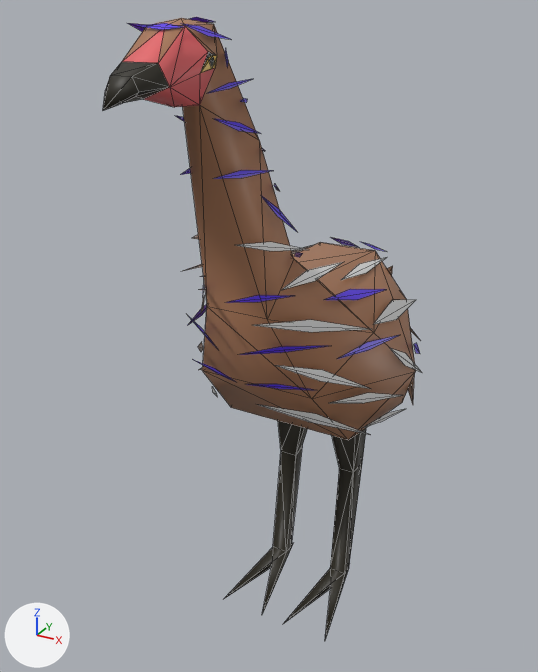
One commit to the glTF model Examples/bin/Moa/models/moa.glb: the scene before it, then after it.
The view is the same before and after, from a 50 mm lens placed at (1.79, -3.57, 3.67), pointed at (-0.17, -0.01, 1.89). The axes (+X, +Y, +Z) are drawn at lower left. The lights are the same throughout. Mesh edges are drawn as thin lines. Vertices at the same position are counted once.
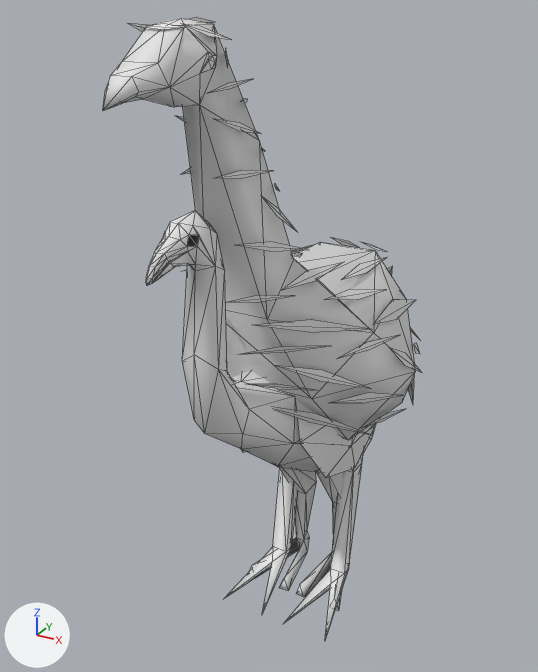
Where the change shows, as pixel boxes (x1, y1, x2, y2) in the pictures (538 x 672 px):
'Cube', surface changed, recoloured (brown to white): (103, 17, 420, 639) in both
'Plane', added: after (146, 210, 376, 611)
    faces in mat_moa (white #e7e7e7): (146, 210, 376, 503)
    faces in mat_moa_feet (white #e7e7e7): (248, 483, 341, 611)
part 1 of me_cube, recoloured (brown to white): (123, 18, 416, 440) in both
part 2 of me_cube, recoloured: (103, 62, 364, 639) in both
part 3 of me_cube, recoloured (brown to white): (122, 26, 215, 107) in both
part 4 of me_cube, recoloured: (200, 55, 217, 73) in both
part 5 of me_cube, recoloured (blue to white): (128, 17, 420, 390) in both
part 6 of me_cube, recoloured: (105, 52, 215, 110) in both

The change, as a diff of the scene's bpy script:
```diff
--- a/Examples/bin/Moa/models/moa.glb.py
+++ b/Examples/bin/Moa/models/moa.glb.py
@@ mat_moa @@
 mat_moa = principled_material('moa')
-mat_moa.base_color = (0.432, 0.203, 0.106)  # brown #b07c5c
+mat_moa.base_color = (0.8, 0.8, 0.8)  # white #e7e7e7
+mat_moa.roughness = 1.0
@@ mat_moa_feet @@
+mat_moa_feet = principled_material('moa_feet')
+mat_moa_feet.base_color = (0.8, 0.8, 0.8)  # white #e7e7e7
+mat_moa_feet.roughness = 1.0
@@ me_cube @@
 me_cube.from_pydata(...)  # 359 vertices, 322 faces; spans x -0.63..0.63, y -1.51..1.6, z 0.0..3.64
 # used by ob_cube; location = (0.0, 0.0, 0.0)
-me_cube.materials.append(mat_pupil)  # black #000000
-me_cube.materials.append(mat_moafur)  # white #e7e7e7
+# me_cube part 1: 75 faces spanning x -0.57..0.57, y -1.29..1.43, z 1.2..3.64 switch from mat_moa (brown #b07c5b) to no material
+# me_cube part 2: 75 faces spanning x -0.37..0.38, y -1.51..0.5, z 0.0..3.5 switch from mat_moadark (black #292519) to no material
+# me_cube part 3: 16 faces spanning x -0.16..0.15, y -1.29..-0.98, z 3.32..3.62 switch from mat_moalight (red #e7696c) to no material
+# me_cube part 4: 14 faces spanning x -0.16..0.16, y -1.11..-1.02, z 3.45..3.51 switch from mat_moaeye (yellow #e7c156) to no material
+# me_cube part 5: 72 faces spanning x -0.6..0.6, y -1.2..1.19, z 1.43..3.64 switch from mat_moafurshorter (blue #562fe7) to no material
+# me_cube part 6: 10 faces spanning x -0.16..0.16, y -1.51..-1.02, z 3.35..3.53 switch from mat_eyebrowsdarkest (black #000000) to no material
@@ me_plane @@
+me_plane.from_pydata(...)  # 155 vertices, 306 faces; spans x -0.41..0.41, y -1.34..1.11, z 0.0..2.88
+# faces by material slot: [246, 4, 56]
+me_plane.materials.append(mat_moa)  # white #e7e7e7
+me_plane.materials.append(mat_pupil)  # black #000000
+me_plane.materials.append(mat_moa_feet)  # white #e7e7e7
@@ ob_plane @@
+ob_plane = bpy.data.objects.new('Plane', me_plane)
+ob_plane.location = (0.0, 0.0, 0.0)
```
